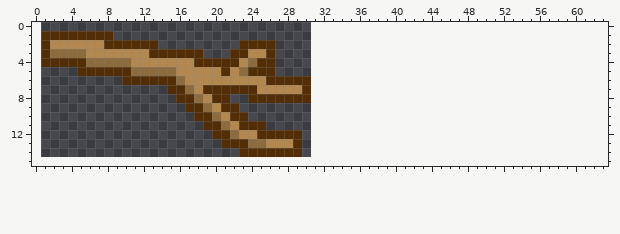
A pixel-art sprite gets an edit: assets/images/sticks/stick_4.png. Above: the version before the commit.
The file is 30x16 pixels. The old version is drawn lined up with the new one, on the new canvas.
Once edited:
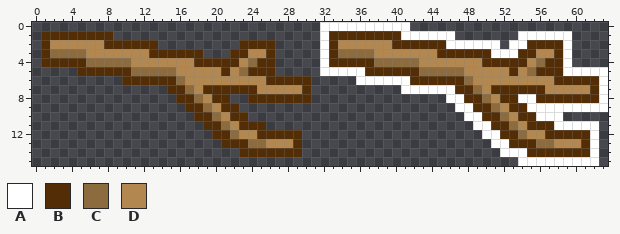
Palette (. is transparent): A #ffffff  B #532d05  C #8c6b3f  D #b38850
Change:
canvas 30x16 -> 64x16, the old top-left corner now at 1,-1 (the part of the old canvas that was cut away was empty and is not shown)
@@ x 30..63 @@
- 0 ..................................
- 1 ..................................
- 2 ..................................
- 3 ..................................
- 4 ..................................
- 5 ..................................
- 6 B.................................
- 7 B.................................
- 8 B.................................
- 9 ..................................
-10 ..................................
-11 ..................................
-12 ..................................
-13 ..................................
-14 ..................................
-15 ..................................
+ 0 ..AAAAAAAAAA......................
+ 1 ..ABBBBBBBBAAAAAA.......AAAAAA....
+ 2 ..ABDDDDDDBBBBBBAAAAAA.AABBBBA....
+ 3 ..ABCCCCDDDDDDDBBBBBBAAABBDDBA....
+ 4 ..ABBBBBCCCCCDDDDDDDBBBBBDCBBA....
+ 5 ..AAAAABBBBBBCCCCCDDDDDBDCBBBAAAAA
+ 6 B.....AAAAAABBBBBBCDDDDDDDDDBBBBBA
+ 7 B..........AAAAAABBCDBBBBBBDDDDDBA
+ 8 B...............AABBCDBBAABBBBBBBA
+ 9 .................AABBCDBBAAAAAAAAA
+10 ..................AABBCDBBAAA.....
+11 ...................AABBCDBBBAAAAA.
+12 ....................AABBCDDBBBBBA.
+13 .....................AABBBCCDDDBA.
+14 ......................AAABBBBBBBA.
+15 ........................AAAAAAAAA.
Pixel boxes of the changes (left, top, right, bottom) in both pictures:
added: (320, 22, 608, 166)
